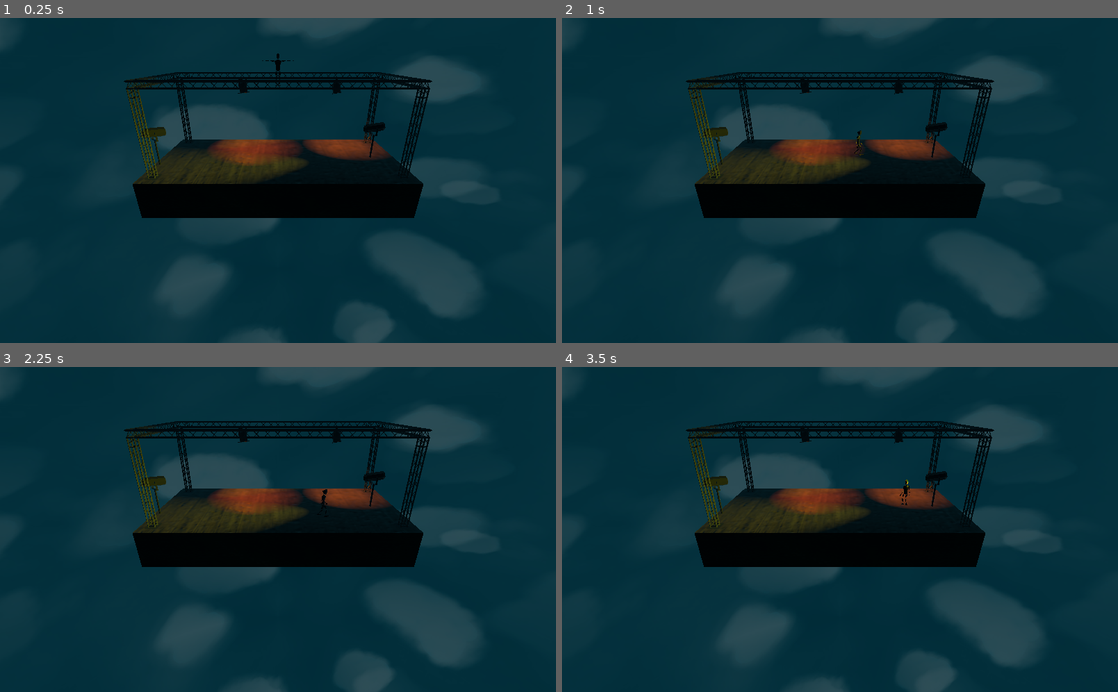
Above: before the commit, frames 1-4 (two rows, left to right).
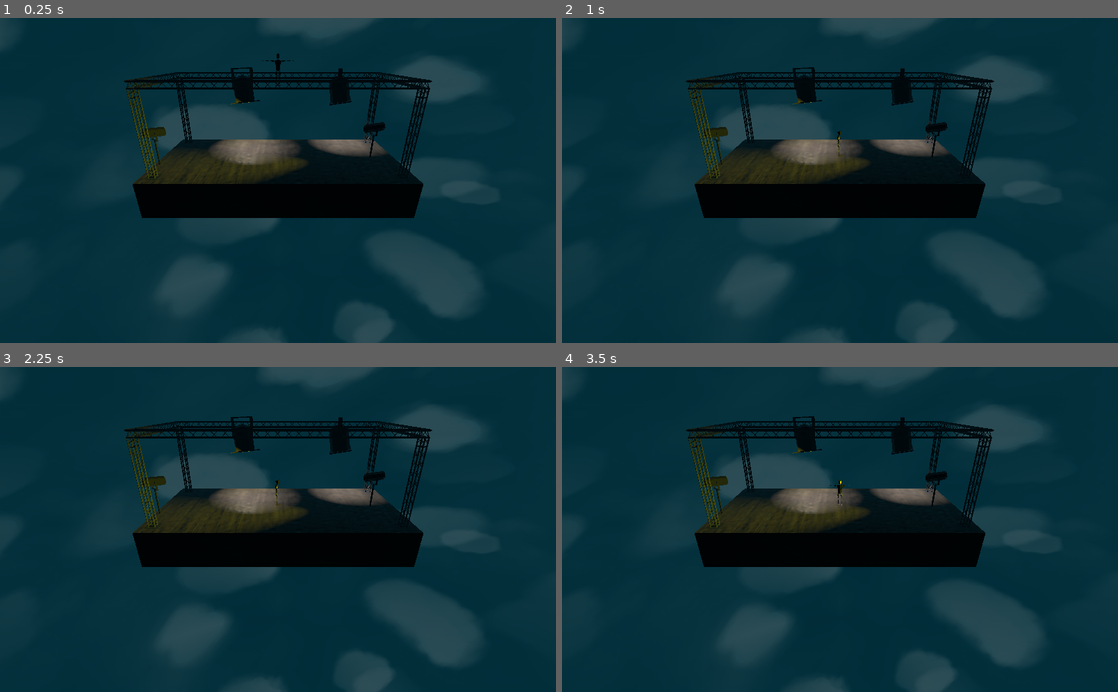
Above: after the commit, the same moments.

Repository: MartiniMoe/WubbaLubbaDubDub
Game: Godot game, scene res://scenes/Main.tscn
The game is run twice, just before and just after one commit, with the same random seed, the same clock (stepped at 60 frames per second) and the same inputs.
Inputs:
- Up to frame 1 (0.25 s): no input
- Up to frame 2 (1 s): tap Enter at 0.5 s; hold Right (ui_right) from 0.53 s (still down); tap Space (ui_select) at 0.6, 0.77 s
- Up to frame 3 (2.25 s): tap Space (ui_select) at 1.07, 1.35, 1.52, 1.82, 2, 2.1 s; release Right (ui_right) at 1.28 s; hold Down (ui_down) 1.28-2.03 s; hold Right (ui_right) from 2.03 s (still down)
- Up to frame 4 (3.5 s): tap Enter at 2.75 s; release Right (ui_right) at 2.78 s; hold Up (ui_up) from 2.78 s (still down); tap Space (ui_select) at 2.85, 3.02, 3.32 s

The runs differ from the first frame. In frame 1, 2.0% of the frame differs, in the area x 38-71%, y 15-46%; in frame 2, 2.0%; in frame 3, 2.0%; in frame 4, 2.0%.
Error after the commit: Invalid call. Nonexistent function 'fall_down' in base 'StaticBody'. (res://scripts/Player.gd:44)

Commit message:
Make spotlights fall

Diff:
--- a/godot_project/scenes/Main.tscn
+++ b/godot_project/scenes/Main.tscn
@@ -57,12 +57,12 @@
 
 [node name="Spotlight_oben" parent="." instance=ExtResource( 7 )]
 
-transform = Transform( 0.219514, 0, -0.334385, 0, 0.4, 0, 0.334385, 0, 0.219514, 5.84253, 2.45415, -4.42855 )
+transform = Transform( 0.548785, 0, -0.835963, 0, 1, 0, 0.835963, 0, 0.548785, 6.28379, 2.36976, -5.15762 )
 light_color = Color( 1, 0.515625, 0, 1 )
 
 [node name="Spotlight_oben2" parent="." instance=ExtResource( 7 )]
 
-transform = Transform( -0.0482254, 0, -0.397082, 0, 0.4, 0, 0.397082, 0, -0.0482254, -3.52159, 2.45415, -4.42855 )
+transform = Transform( -0.120564, 0, -0.992706, 0, 1, 0, 0.992706, 0, -0.120564, -3.52159, 2.45415, -4.42855 )
 light_color = Color( 1, 0.421875, 0, 1 )
 
 [node name="OmniLight" parent="." instance=ExtResource( 8 )]
--- a/godot_project/scripts/Player.gd
+++ b/godot_project/scripts/Player.gd
@@ -13,6 +13,10 @@
 	var movement = Vector3(0, 0, 0)
 	state = State.IDLE
 
+	if Input.is_action_just_pressed("ui_select"):
+		$"../Spotlight_oben".try_place_back(global_transform.origin)
+		$"../Spotlight_oben2".try_place_back(global_transform.origin)
+
 	# MOVEMENT IN XZ
 	if Input.is_action_pressed("ui_up"):
 		movement += Vector3(0, 0, -1)
@@ -26,6 +30,7 @@
 	elif Input.is_action_pressed("ui_right"):
 		movement += Vector3(1, 0, 0)
 		state = State.WALKING
+
 	movement = movement.normalized() * SPEED
 
 	# ROTATION
@@ -34,6 +39,10 @@
 	# CHECK IF NEED TO FALL
 	if $RayCastDown.is_colliding():
 		falling_speed = 0
+
+		# testing
+		$"../Spotlight_oben".fall_down()
+		$"../Spotlight_oben2".fall_down()
 	else:
 		falling_speed += 0.85
 		state = State.FALLING
--- a/godot_project/scripts/Spotlight_oben.gd
+++ b/godot_project/scripts/Spotlight_oben.gd
@@ -1,6 +1,23 @@
-extends StaticBody
+extends RigidBody
 
 export var light_color = Color(1.0, 1.0, 1.0)
 
+onready var start_transform = global_transform
+var place_back_dist = 3
+
 func _ready():
 	$"Cylinder.001/Cylinder/SpotLight".set_color(light_color)
+
+func fall_down():
+	if mode != RigidBody.MODE_RIGID:
+		$AnimationPlayer.stop_all()
+		mode = RigidBody.MODE_RIGID
+
+func place_back():
+	mode = RigidBody.MODE_STATIC
+	$AnimationPlayer.play("light_movement")
+	global_transform = start_transform
+
+func try_place_back(pos):
+	if (pos - start_transform.origin).length() < place_back_dist:
+		place_back()
